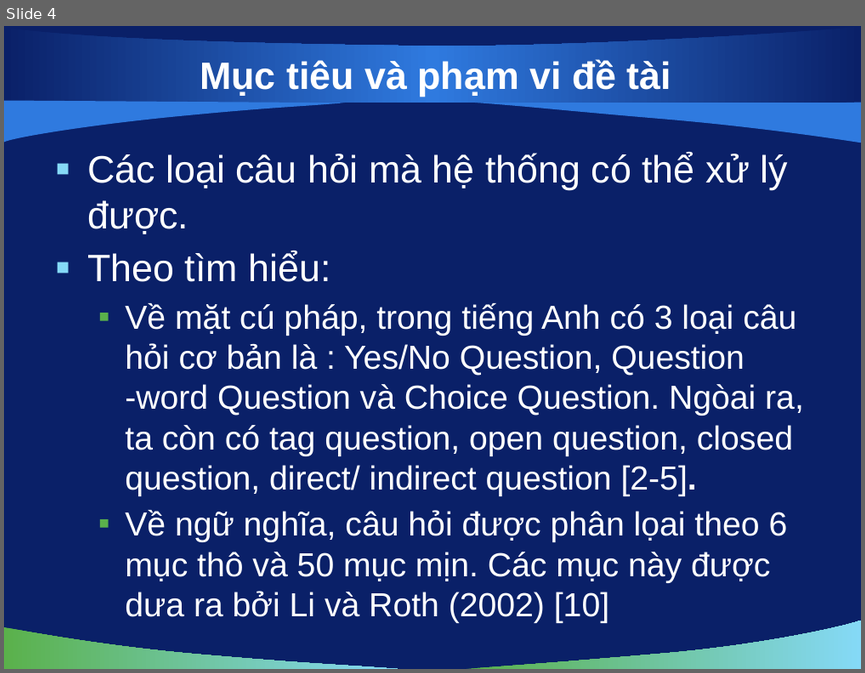
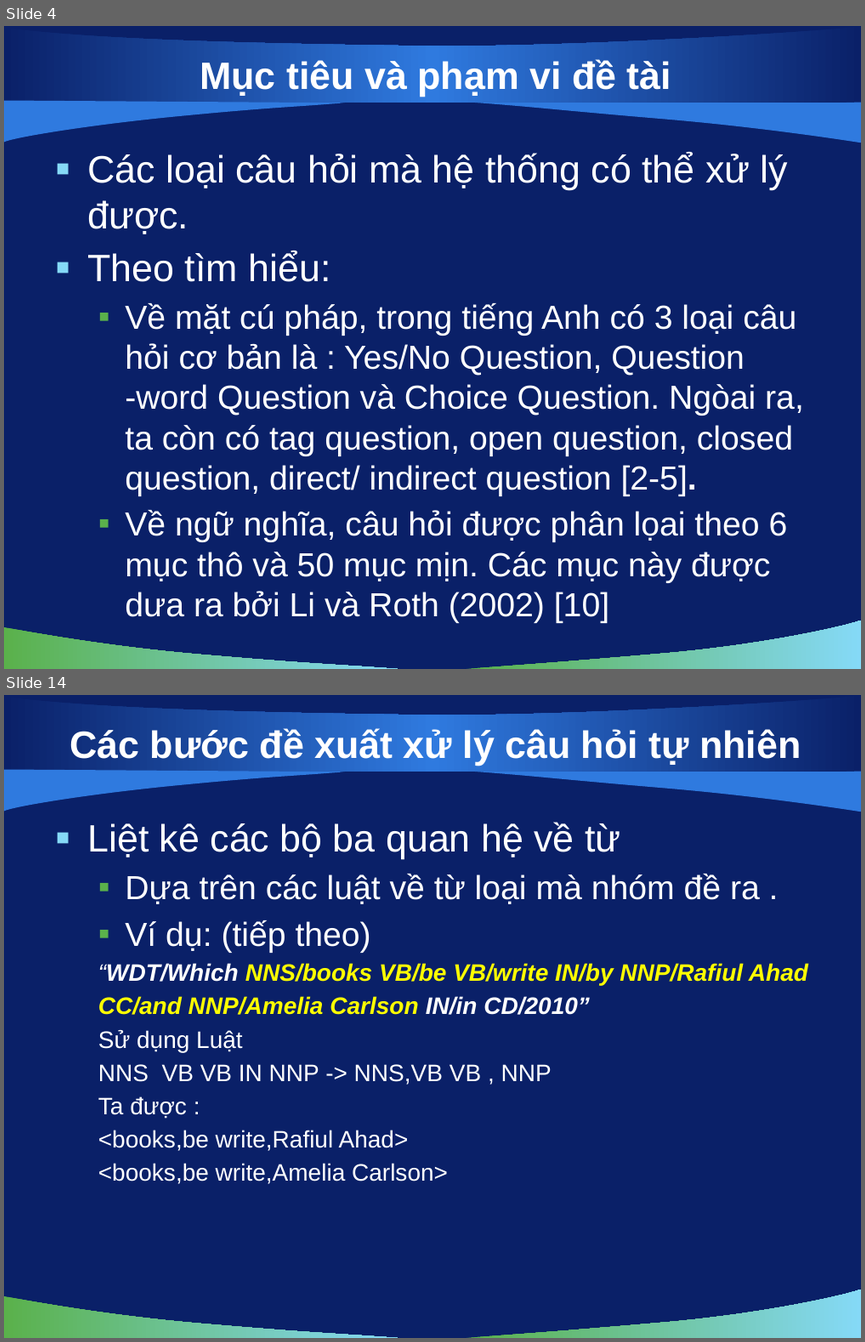
Before and after one commit to hungntit/filnalproject, a slide deck: De Cuong/bao cao 03-12-2010.pptx. Shown one above the other, each under a label of ours: slide 4 before the commit, slides 4 and 14 after it; the slides between them are not shown. The pictures are 865x673 and 865x1342 pixels, drawn with LibreOffice and Linux fonts; fonts in the diff are those of the drawing; background and template pictures are left out. Boxes give left, top, right and bottom in pixels: in the first picture for what was removed or moved away, otherwise in the second. Text is boxed around its words. In the diff, an @@ line names an element or a change of style, - is before the commit and + after.

```diff
--- a/De Cuong/bao cao 03-12-2010.pptx
+++ b/De Cuong/bao cao 03-12-2010.pptx
@@ slide 14 added at box(4, 695, 861, 1338), background picture (left out); not listed: 5 template elements that a slide beside it also shows @@
@@ title added at box(69, 728, 800, 766), 32 pt, text #FFFFFF, bold @@
+Các bước đề xuất xử lý câu hỏi tự nhiên
@@ text added at box(87, 822, 808, 1184), 20 pt, text #FFFFFF @@
+▪ Liệt kê các bộ ba quan hệ về từ
+  ▪ Dựa trên các luật về từ loại mà nhóm đề ra .
+  ▪ Ví dụ: (tiếp theo)
+  “WDT/Which NNS/books VB/be VB/write IN/by NNP/Rafiul Ahad
+  CC/and NNP/Amelia Carlson IN/in CD/2010”
+  Sử dụng Luật
+  NNS VB VB IN NNP -> NNS,VB VB , NNP
+  Ta được :
+  <books,be write,Rafiul Ahad>
+  <books,be write,Amelia Carlson>
```
Also in this commit, not shown: 6 slides changed, 4 other slides added, 2 slides removed.
